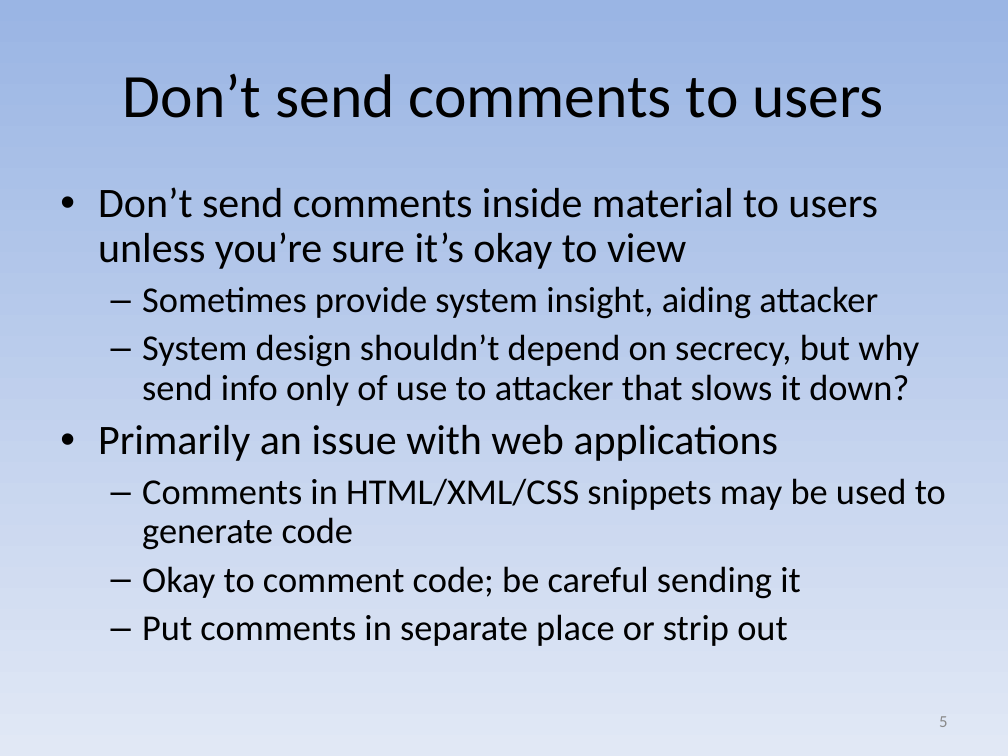
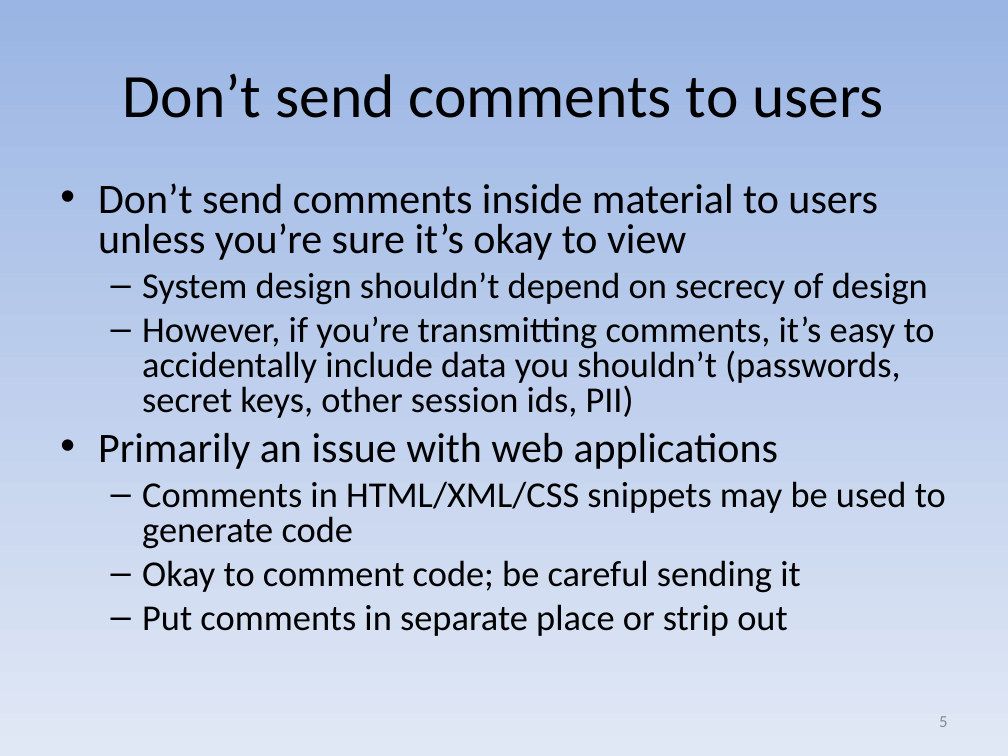
Before and after one commit to david-a-wheeler/david-a-wheeler.github.io, a slide deck: slide 5 of secure-class/presentations/Secure-Software-6-Output.ppt. Drawn at 1008x756 pixels with LibreOffice and Linux fonts; fonts in the diff are those of the drawing. Boxes give left, top, right and bottom in pixels: in the first picture for what was removed or moved away, otherwise in the second. Text is boxed around its words. In the diff, an @@ line names an element or a change of style, - is before the commit and + after.

```diff
--- a/secure-class/presentations/Secure-Software-6-Output.ppt
+++ b/secure-class/presentations/Secure-Software-6-Output.ppt
@@ text at [98, 183, 946, 636]: line spacing 0.9 to 0.8 @@
@@ text at [142, 272, 935, 418]: text changed @@
-  – Sometimes provide system insight, aiding attacker
-  – System design shouldn’t depend on secrecy, but why send info only of use to attacker that slows it down?
+  – System design shouldn’t depend on secrecy of design
+  – However, if you’re transmitting comments, it’s easy to accidentally include data you shouldn’t (passwords, secret keys, other session ids, PII)
```
Also in this commit, not shown: 1 other slide changed, 2 other files.
